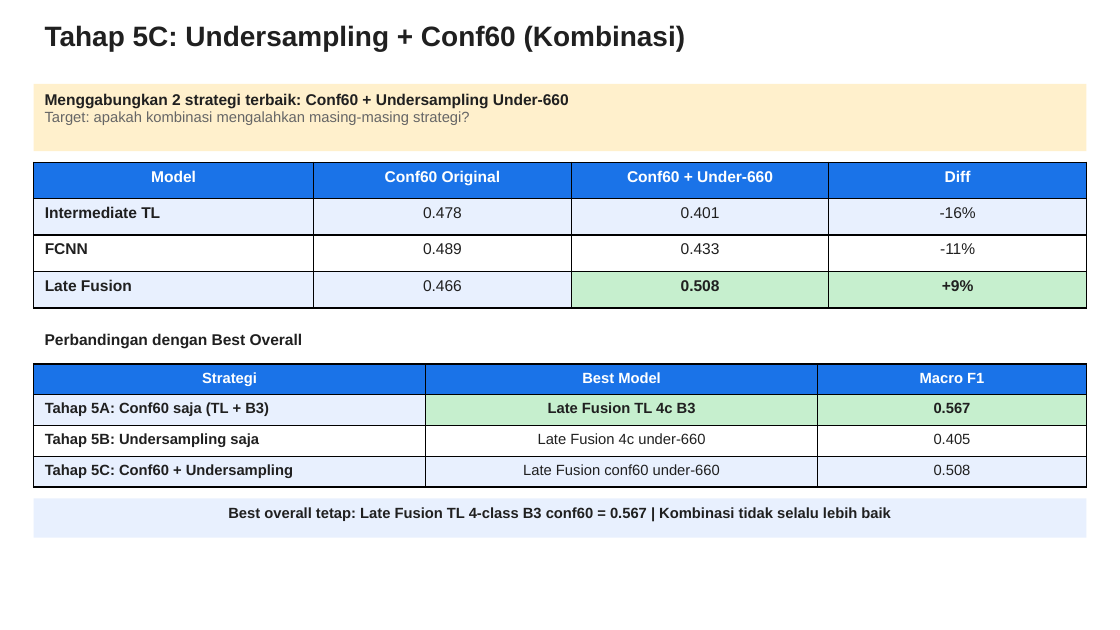
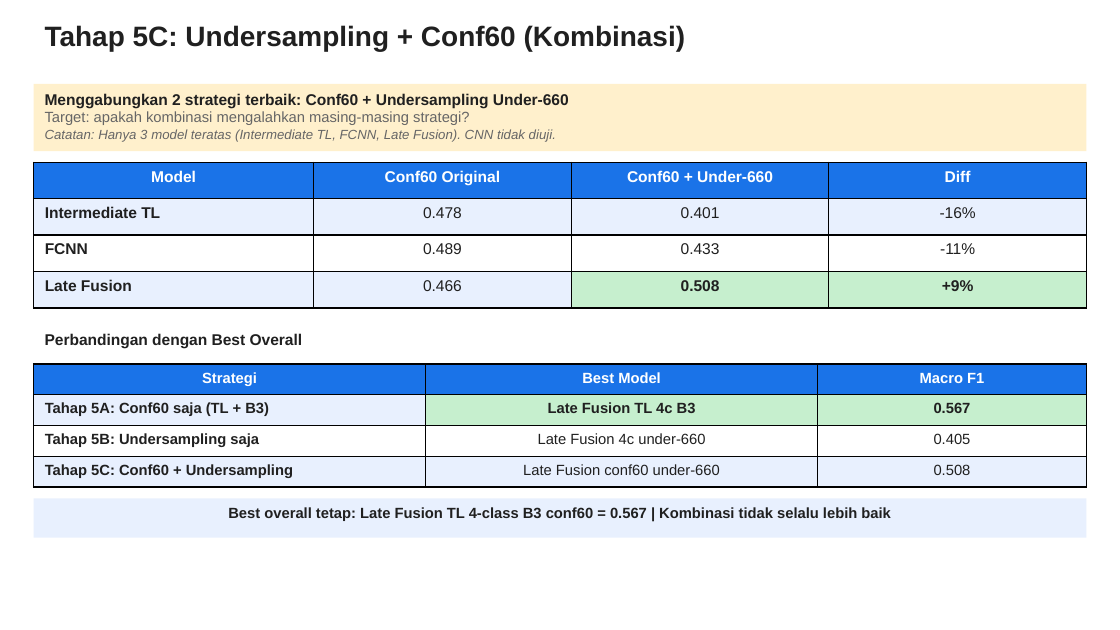
Before and after one commit to taufikhdyt01/MultimodalEmoLearn, a slide deck: slide 112 of docs/PPT Bimbingan.pptx. Drawn at 1120x630 pixels with LibreOffice and Linux fonts; fonts in the diff are those of the drawing. Boxes give left, top, right and bottom in pixels: in the first picture for what was removed or moved away, otherwise in the second. Text is boxed around its words. In the diff, an @@ line names an element or a change of style, - is before the commit and + after.

```diff
--- a/docs/PPT Bimbingan.pptx
+++ b/docs/PPT Bimbingan.pptx
@@ text in rectangle at (45, 129, 556, 142): paragraph added @@
+Catatan: Hanya 3 model teratas (Intermediate TL, FCNN, Late Fusion). CNN tidak diuji.
```
Also in this commit, not shown: 1 other file.
